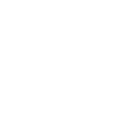
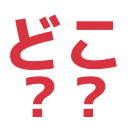
Layers edited between the first and the second (128, 128) image:
added layer "? ?" above "どこ" over [26, 76, 106, 117]
added layer "どこ" above "レイヤー" over [10, 14, 117, 70]
